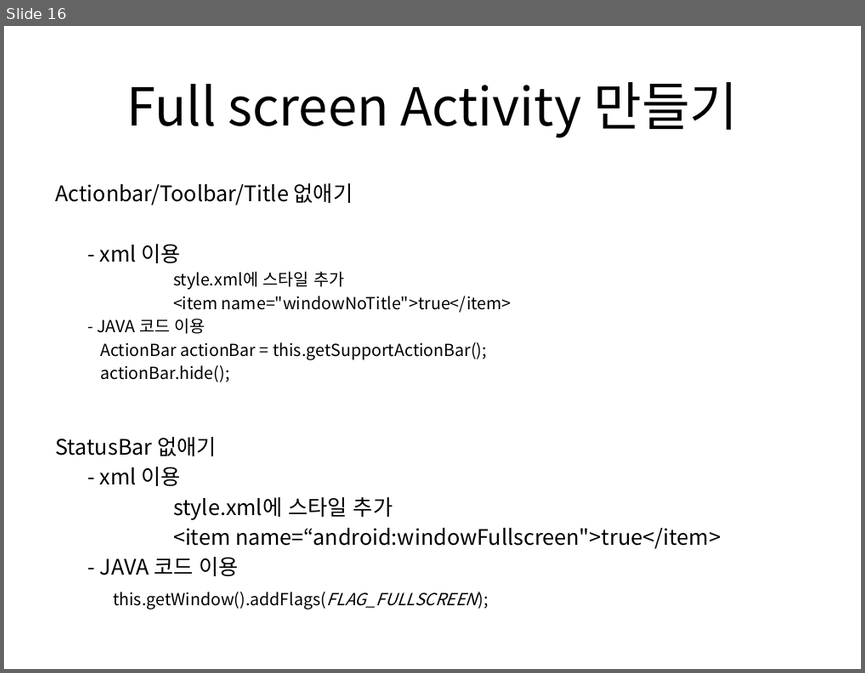
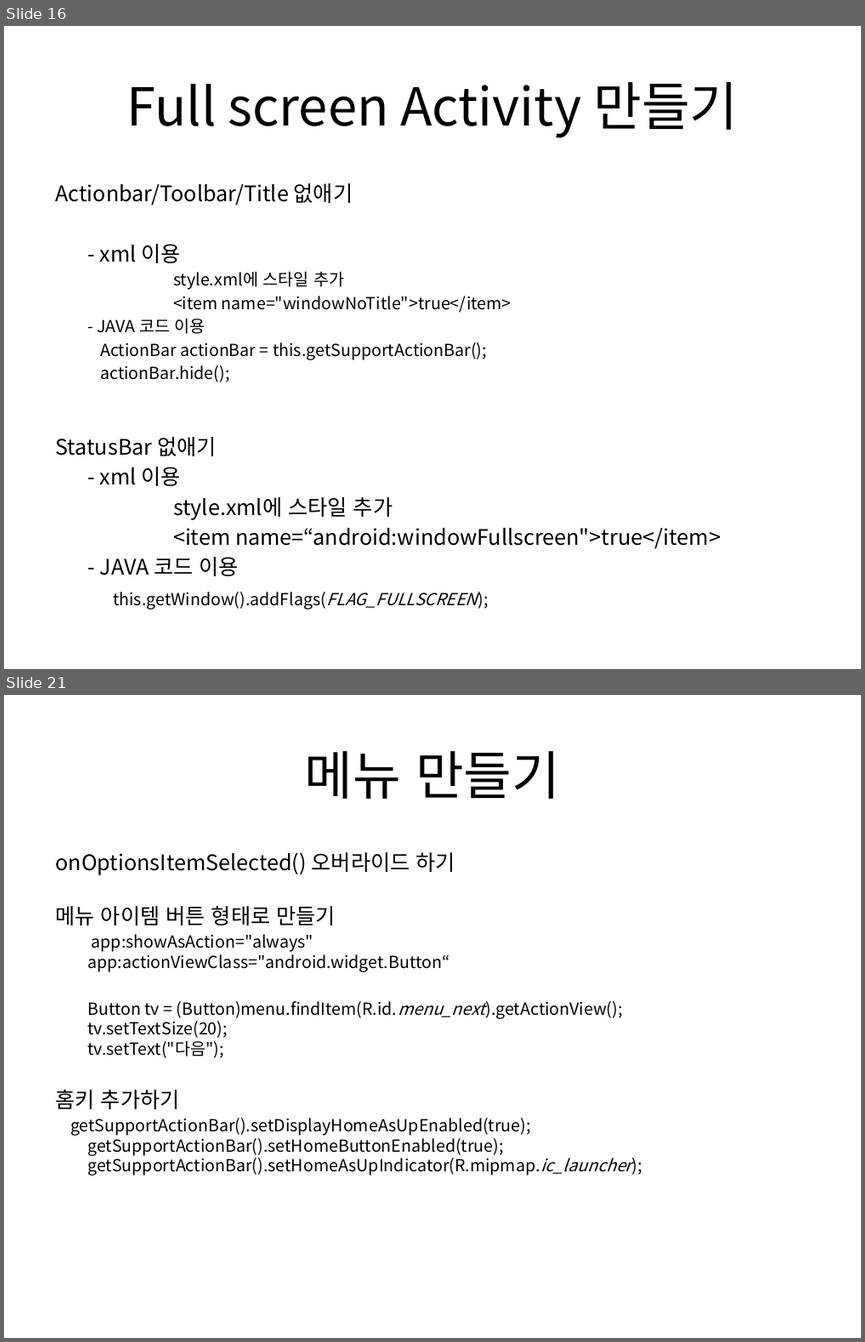
Before and after one commit to khko/android_edu, a slide deck: 01.Doc/프로젝트강의_01.pptx. Shown one above the other, each under a label of ours: slide 16 before the commit, slides 16 and 21 after it; the slides between them are not shown. The pictures are 865x673 and 865x1342 pixels, drawn with LibreOffice and Linux fonts; fonts in the diff are those of the drawing. Boxes give left, top, right and bottom in pixels: in the first picture for what was removed or moved away, otherwise in the second. Text is boxed around its words. In the diff, an @@ line names an element or a change of style, - is before the commit and + after.

Commit message:
[강사]
Actionbar 기능 추가

```diff
--- a/01.Doc/프로젝트강의_01.pptx
+++ b/01.Doc/프로젝트강의_01.pptx
@@ slide 21 added at (x1=4, y1=695, x2=861, y2=1338), background #FFFFFF @@
@@ title added at (x1=305, y1=751, x2=560, y2=799), 44 pt, text #000000 @@
+메뉴 만들기
@@ text added at (x1=55, y1=852, x2=631, y2=1175), 14 pt, text #000000 @@
+onOptionsItemSelected() 오버라이드 하기
+메뉴 아이템 버튼 형태로 만들기
+app:showAsAction="always"
+app:actionViewClass="android.widget.Button“
+Button tv = (Button)menu.findItem(R.id.menu_next).getActionView();
+tv.setTextSize(20);
+tv.setText("다음");
+홈키 추가하기
+getSupportActionBar().setDisplayHomeAsUpEnabled(true);
+getSupportActionBar().setHomeButtonEnabled(true);
+getSupportActionBar().setHomeAsUpIndicator(R.mipmap.ic_launcher);
```
Also in this commit, not shown: 4 other slides added, 1 slide removed, 9 other files.
